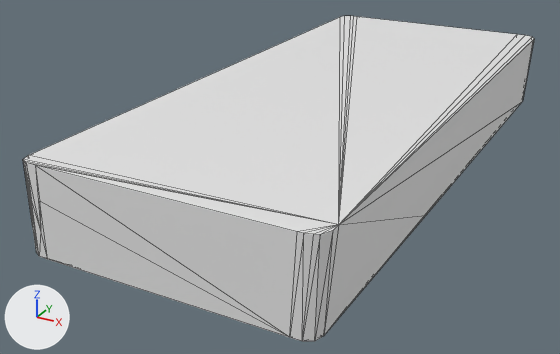
The OBJ model urdf/meshes/arch_hole_1/arch_hole_convex_coll_019.obj, before and after one commit.
The view is the same before and after, from a 50 mm camera at (-0.0032, -0.0829, -0.0008) aimed at (-0.0328, -0.029, -0.0277). The lights are fixed; the arrows at lower left show +X, +Y and +Z. The older version comes first. Mesh edges are drawn as thin lines. Where no turn or scale is listed for an object, it has been applied to the vertices.

The first picture shows 'arch_hole_convex_coll_019'.
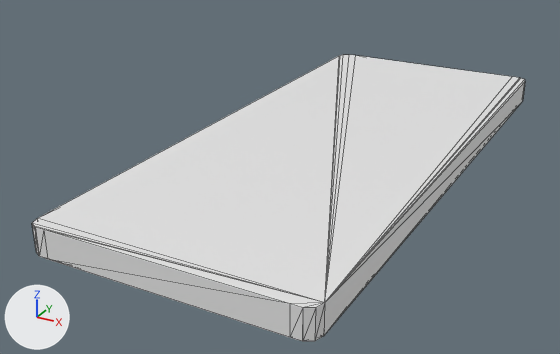
The newer file is also turned or shifted as a whole; pictures and numbers use the older file's frame.

The change, as a list of edits to the scene's bpy script:
```text
Change me_arch_hole_convex_coll_019:
    used by ob_arch_hole_convex_coll_019; location = (0.0, 0.0, 0.0)
    remove me_arch_hole_convex_coll_019.from_pydata(...)  # 54 vertices, 104 faces; spans x -0.0404..-0.0184, y -0.0504..0.0004, z -0.0268..-0.02
    add me_arch_hole_convex_coll_019.from_pydata(...)  # 40 vertices, 76 faces; spans x -0.0404..-0.0188, y -0.0504..0.0004, z -0.0268..-0.0246
    me_arch_hole_convex_coll_019 part 1
    33 vertices are removed from x -0.0404..-0.0184, y -0.0504..0.0004, z -0.0268..-0.02
    92 faces are deleted
    3 vertices move from x -0.0404..-0.0188, y -0.0006..0.0001, z -0.0247..-0.02 to x -0.0404..-0.0195, y -0.0006..0.0004, z -0.0246
    4 vertices are added at (-0.0196, -0.0504, -0.0268), (-0.0396, 0.0004, -0.0268), (-0.0404, -0.0494, -0.0268), (-0.0397, -0.0504, -0.0246)
    15 new vertices lie (0.0, 0.0, 0.0022) away from vertices in x -0.0404..-0.0188, y -0.0504..0.0004, z -0.0268
    64 new faces join them
```

Boxes (x1, y1, x2, y2) around the edits, measured in the pictures (560 x 354 px):
'arch_hole_convex_coll_019', reshaped (12% shorter)
    before: (23, 16, 534, 341)
    after: (32, 55, 525, 341)
